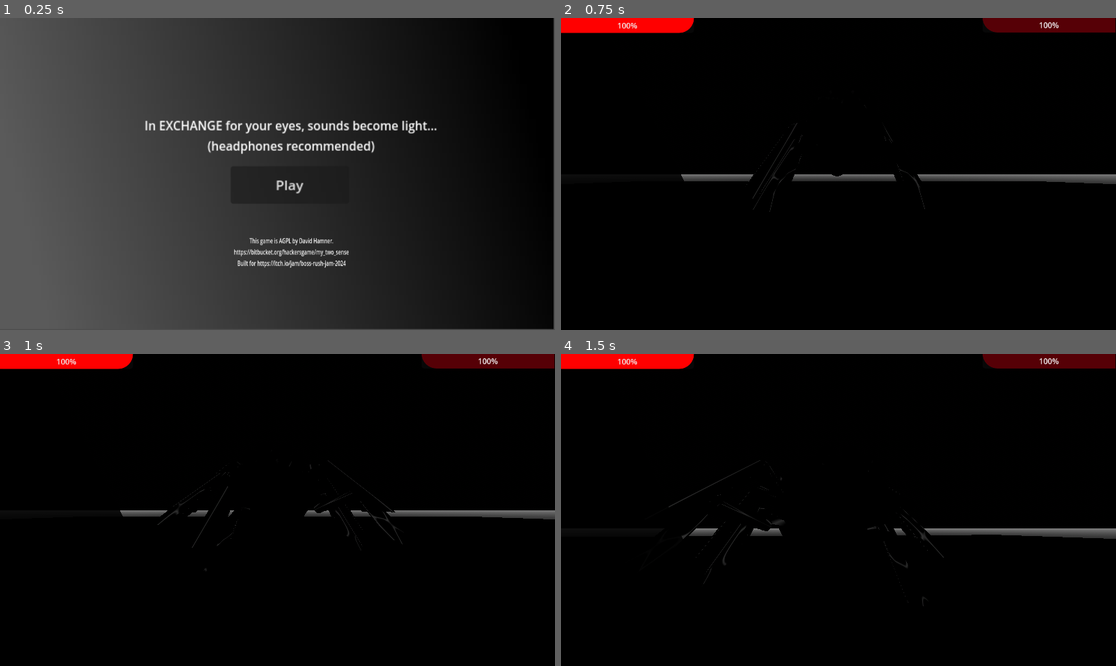
Above: before the commit, frames 1-4 (two rows, left to right).
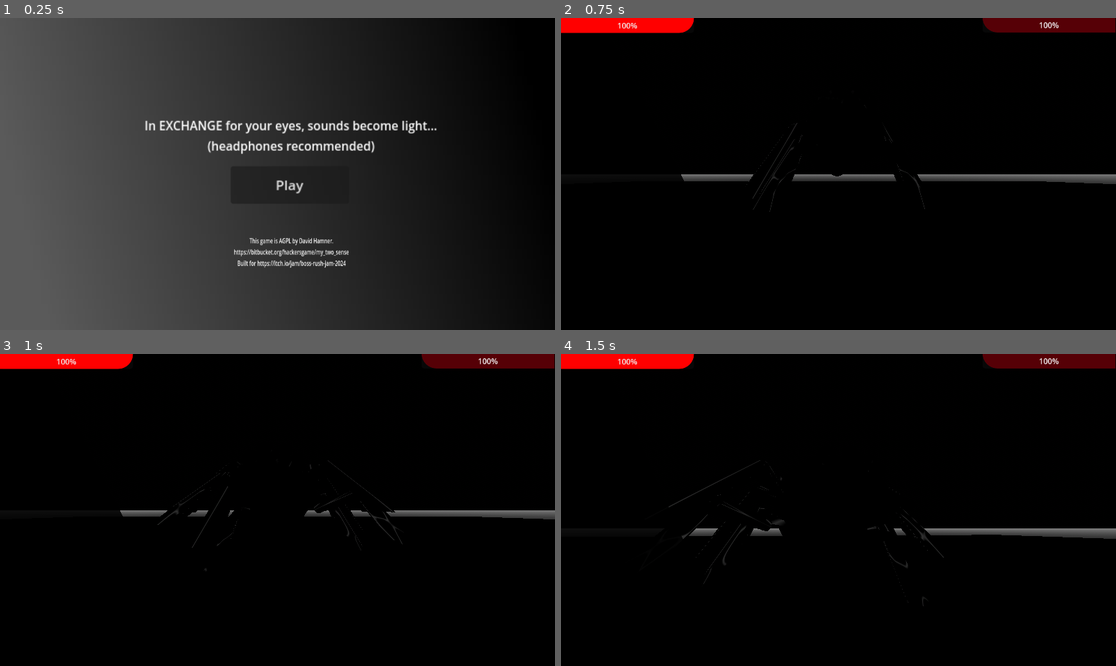
Above: after the commit, the same moments.

Repository: ruapotato/eyelander
Game: Godot game, scene res://main_menu.tscn
Two runs of this game, one before a commit and one after it. Both use one fixed random seed, a clock stepped at 60 frames per second and the inputs below. Sound files missing from this copy of the repository are replaced by a short silence.
Inputs (mouse positions are in pixels of both pictures, inside the frame that each line leads up to):
- Up to frame 1 (0.25 s): no input
- Up to frame 2 (0.75 s): click "Play" at 0.5 s
- Up to frame 3 (1 s): no input
- Up to frame 4 (1.5 s): move the mouse to (866, 510) at 1.27 s; hold W (forward) from 1.28 s (still down); right-click (866, 510) at 1.35 s

The runs differ from the first frame. In frame 1, 0.4% of the frame differs, in the area x 49-100%, y 0-100%; in frame 2, nothing differs; in frame 3, nothing differs; in frame 4, nothing differs.

Commit message:
Init win/game over

Diff:
--- a/boss_1.gd
+++ b/boss_1.gd
@@ -11,6 +11,7 @@
 @onready var animation_tree = find_child("mesh").find_child("AnimationTree")
 @onready var slam_effect = $slam_effect
 @onready var butt = $butt
+@onready var spawn_next = preload("res://end_screen.tscn")
 var walk_sound_every = 0
 var walk_sounds_timer = 0
 var SPEED = 2
@@ -23,12 +24,14 @@
 var slam_count_down = 0
 var knockback_strength = 25
 var slam_damage = 50
-var start_life = 1000
+#var start_life = 1000
+var start_life = 10
 var life = start_life
 var damage_todo = 0
 var knockback = Vector3(0,0,0)
 var dazzed = 0
 var new_speed = Vector3(0,0,0)
+var dead = false
 
 
 var walking_on = "dirt"
@@ -138,10 +141,18 @@
 
 # Called every frame. 'delta' is the elapsed time since the previous frame.
 func _process(delta):
+	if dead:
+		return
 	if damage_todo != 0:
 		hurt_sound.play()
 		life -= damage_todo
 		damage_todo = 0
+	if life <= 0:
+			print("Boss dead")
+			var next_spawn = spawn_next.instantiate()
+			get_parent().add_child(next_spawn)
+			dead = true
+
 		#print(life)
 	# Add the gravity.git status
 
--- a/boss_1_import.tscn
+++ b/boss_1_import.tscn
@@ -64,31 +64,31 @@
 [node name="boss_2" instance=ExtResource("1_ignb7")]
 
 [node name="Skeleton3D" parent="Armature" index="0"]
-bones/0/position = Vector3(1.11893, 13.982, -9.13724)
+bones/0/position = Vector3(1.11893, 13.7344, -9.13724)
 bones/0/rotation = Quaternion(0.736164, -0.0295269, 0.0319947, 0.675401)
-bones/1/rotation = Quaternion(-0.249803, -0.171468, -0.740968, 0.599302)
+bones/1/rotation = Quaternion(-0.259046, -0.165831, -0.735954, 0.603131)
 bones/2/rotation = Quaternion(0.438268, 0.0668664, -0.295323, 0.846306)
-bones/3/rotation = Quaternion(-0.23934, 0.188148, 0.684404, 0.662502)
+bones/3/rotation = Quaternion(-0.249001, 0.183305, 0.67901, 0.665841)
 bones/4/rotation = Quaternion(0.438265, -0.0668649, 0.295321, 0.846309)
 bones/7/rotation = Quaternion(0.194838, -0.130096, 0.0755277, 0.969231)
 bones/8/rotation = Quaternion(0.198067, 0.123456, -0.0985119, 0.96738)
-bones/12/rotation = Quaternion(0.126953, -0.571539, -0.437914, 0.682244)
+bones/12/rotation = Quaternion(0.114207, -0.550804, -0.44455, 0.697099)
 bones/12/scale = Vector3(1.15439, 1.15439, 1.15439)
 bones/13/rotation = Quaternion(0.028987, 0.199629, -0.253802, 0.945988)
 bones/13/scale = Vector3(1.00013, 1.34351, 1.00679)
-bones/14/rotation = Quaternion(0.126955, 0.571539, 0.437914, 0.682244)
+bones/14/rotation = Quaternion(0.114209, 0.550804, 0.44455, 0.697099)
 bones/14/scale = Vector3(1.15439, 1.15439, 1.15439)
 bones/15/rotation = Quaternion(0.0289858, -0.199626, 0.253803, 0.945988)
 bones/15/scale = Vector3(1.00013, 1.34351, 1.00679)
-bones/16/rotation = Quaternion(-0.0407261, -0.537271, -0.620014, 0.570319)
+bones/16/rotation = Quaternion(-0.0512668, -0.525856, -0.621173, 0.578785)
 bones/16/scale = Vector3(1.28774, 1.28774, 1.28774)
 bones/17/rotation = Quaternion(0.077453, -0.0657471, -0.209374, 0.972543)
-bones/18/rotation = Quaternion(-0.0210396, 0.538356, 0.598665, 0.592731)
+bones/18/rotation = Quaternion(-0.0320083, 0.527319, 0.599512, 0.601245)
 bones/18/scale = Vector3(1.28774, 1.28774, 1.28774)
 bones/19/rotation = Quaternion(0.0774488, 0.065749, 0.209372, 0.972544)
-bones/20/rotation = Quaternion(-0.0720177, -0.25624, -0.575181, 0.773512)
+bones/20/rotation = Quaternion(-0.0791077, -0.248457, -0.563147, 0.784141)
 bones/21/rotation = Quaternion(0.287304, -0.0634732, -0.4826, 0.824939)
-bones/22/rotation = Quaternion(-0.0813571, 0.257247, 0.607764, 0.746879)
+bones/22/rotation = Quaternion(-0.0881683, 0.24921, 0.596253, 0.758025)
 bones/23/rotation = Quaternion(0.243098, 0.00481293, 0.535462, 0.808802)
 
 [node name="AnimationTree" type="AnimationTree" parent="." index="2"]
--- /dev/null
+++ b/end_screen.gd
@@ -0,0 +1,15 @@
+extends Node2D
+
+
+# Called when the node enters the scene tree for the first time.
+func _ready():
+	Input.mouse_mode = Input.MOUSE_MODE_VISIBLE
+
+
+# Called every frame. 'delta' is the elapsed time since the previous frame.
+func _process(delta):
+	pass
+
+
+func _on_menu_pressed():
+	get_tree().reload_current_scene()
--- /dev/null
+++ b/end_screen.tscn
@@ -0,0 +1,28 @@
+[gd_scene load_steps=2 format=3 uid="uid://3b0l1p05ak1d"]
+
+[ext_resource type="Script" path="res://end_screen.gd" id="1_eqfnk"]
+
+[node name="end_screen" type="Node2D"]
+script = ExtResource("1_eqfnk")
+
+[node name="Label" type="Label" parent="."]
+offset_left = 63.0
+offset_top = 122.0
+offset_right = 400.0
+offset_bottom = 174.0
+scale = Vector2(3.05797, 5.03269)
+text = "You win!!!
+Well done and thanks for playing!"
+horizontal_alignment = 1
+metadata/_edit_use_anchors_ = true
+
+[node name="menu" type="Button" parent="."]
+offset_left = 449.0
+offset_top = 413.0
+offset_right = 550.0
+offset_bottom = 444.0
+scale = Vector2(2.78511, 2.72674)
+text = "Menu Menu"
+metadata/_edit_use_anchors_ = true
+
+[connection signal="pressed" from="menu" to="." method="_on_menu_pressed"]
--- /dev/null
+++ b/game_over.gd
@@ -0,0 +1,15 @@
+extends Node2D
+
+
+# Called when the node enters the scene tree for the first time.
+func _ready():
+	Input.mouse_mode = Input.MOUSE_MODE_VISIBLE
+
+
+# Called every frame. 'delta' is the elapsed time since the previous frame.
+func _process(delta):
+	pass
+
+
+func _on_menu_pressed():
+	get_tree().reload_current_scene()
--- /dev/null
+++ b/game_over.tscn
@@ -0,0 +1,27 @@
+[gd_scene load_steps=2 format=3 uid="uid://k1leagvphpkq"]
+
+[ext_resource type="Script" path="res://game_over.gd" id="1_d1cpu"]
+
+[node name="game_over" type="Node2D"]
+script = ExtResource("1_d1cpu")
+
+[node name="Label" type="Label" parent="."]
+offset_left = 63.0
+offset_top = 122.0
+offset_right = 400.0
+offset_bottom = 174.0
+scale = Vector2(3.05797, 5.03269)
+text = "You died. :'("
+horizontal_alignment = 1
+metadata/_edit_use_anchors_ = true
+
+[node name="menu" type="Button" parent="."]
+offset_left = 449.0
+offset_top = 413.0
+offset_right = 550.0
+offset_bottom = 444.0
+scale = Vector2(2.78511, 2.72674)
+text = "Menu Menu"
+metadata/_edit_use_anchors_ = true
+
+[connection signal="pressed" from="menu" to="." method="_on_menu_pressed"]
--- a/main_menu.tscn
+++ b/main_menu.tscn
@@ -14,8 +14,8 @@
 script = ExtResource("1_8rasr")
 
 [node name="Sprite2D" type="Sprite2D" parent="."]
-position = Vector2(572, 320.5)
-scale = Vector2(18.0312, 10.1719)
+position = Vector2(578.5, 325.5)
+scale = Vector2(18.2344, 10.3281)
 texture = SubResource("GradientTexture2D_jncou")
 
 [node name="Label" type="Label" parent="."]
--- a/player.gd
+++ b/player.gd
@@ -10,9 +10,11 @@
 @onready var hurt_sund = $hurt
 @onready var dirt_sounds = $sounds/walking_dirt
 @onready var boss_1 = get_parent().find_child("boss_1")
+@onready var game_over_screen = preload("res://game_over.tscn")
 var walk_sound_every = 0
 var walk_sounds_timer = 0
 var walking_on = "dirt"
+var dead = false
 
 var mouse_sensitivity = .0035
 #var speed = 5
@@ -91,6 +93,8 @@
 
 
 func _physics_process(delta):
+	if dead:
+		return
 	walk_sound_every = 1/(velocity.length()/3)
 	new_speed = velocity
 	if knockback != Vector3(0,0,0):
@@ -199,5 +203,8 @@
 		damage_todo = 0
 		if life <= 0:
 			print("You are dead")
-			get_tree().reload_current_scene()
+			var RIP = game_over_screen.instantiate()
+			get_parent().add_child(RIP)
+			dead = true
+			#get_tree().reload_current_scene()
 		#print(life)
Not shown: 1 places in main_menu.tscn that only renumber resources
